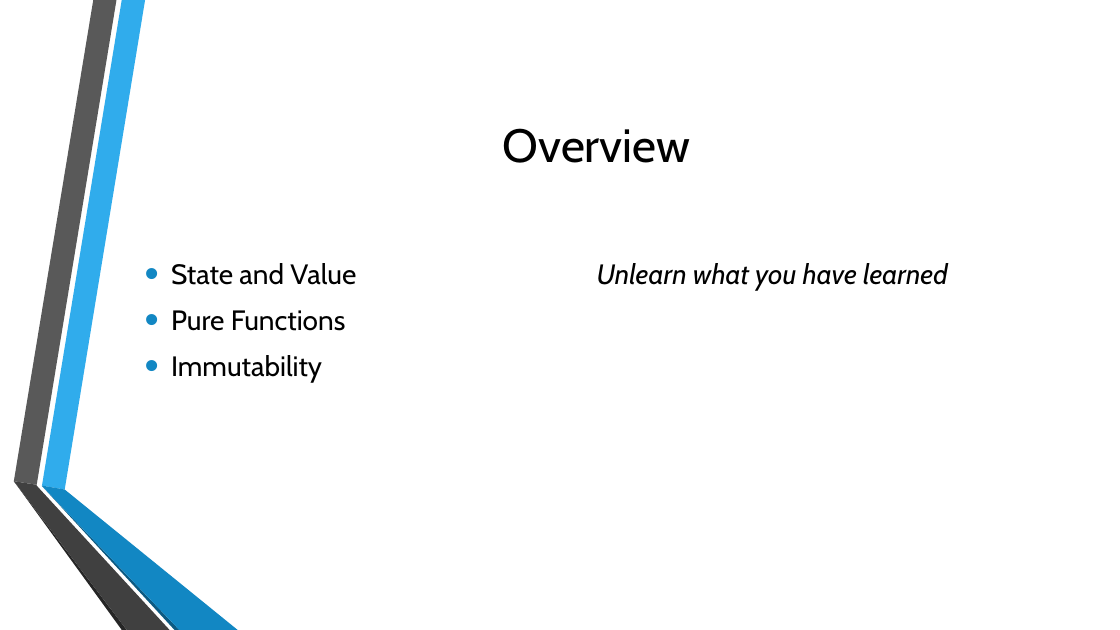
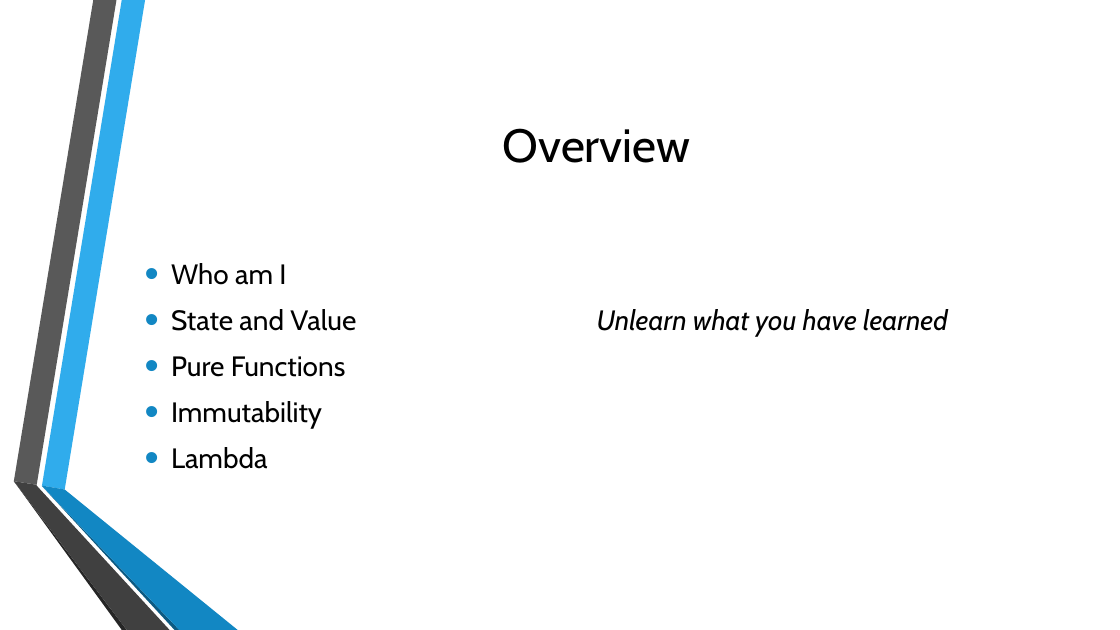
Before and after one commit to m0smith/presentations, a slide deck: slide 2 of FunctionalProgrammingForJavaDevelopers/ppt/Functional Programming for Object-Oriented Developers.pptx. Drawn at 1120x630 pixels with LibreOffice and Linux fonts; fonts in the diff are those of the drawing; background and template pictures are left out. Boxes give left, top, right and bottom in pixels: in the first picture for what was removed or moved away, otherwise in the second. Text is boxed around its words. In the diff, an @@ line names an element or a change of style, - is before the commit and + after.

Commit message:
Added lambdas

```diff
--- a/FunctionalProgrammingForJavaDevelopers/ppt/Functional Programming for Object-Oriented Developers.pptx
+++ b/FunctionalProgrammingForJavaDevelopers/ppt/Functional Programming for Object-Oriented Developers.pptx
@@ text at box(171, 263, 286, 285): paragraph added @@
+• Who am I
@@ text at box(171, 447, 268, 469): paragraph added @@
+• Lambda
```
Also in this commit, not shown: 6 other slides changed, 3 slides added.
